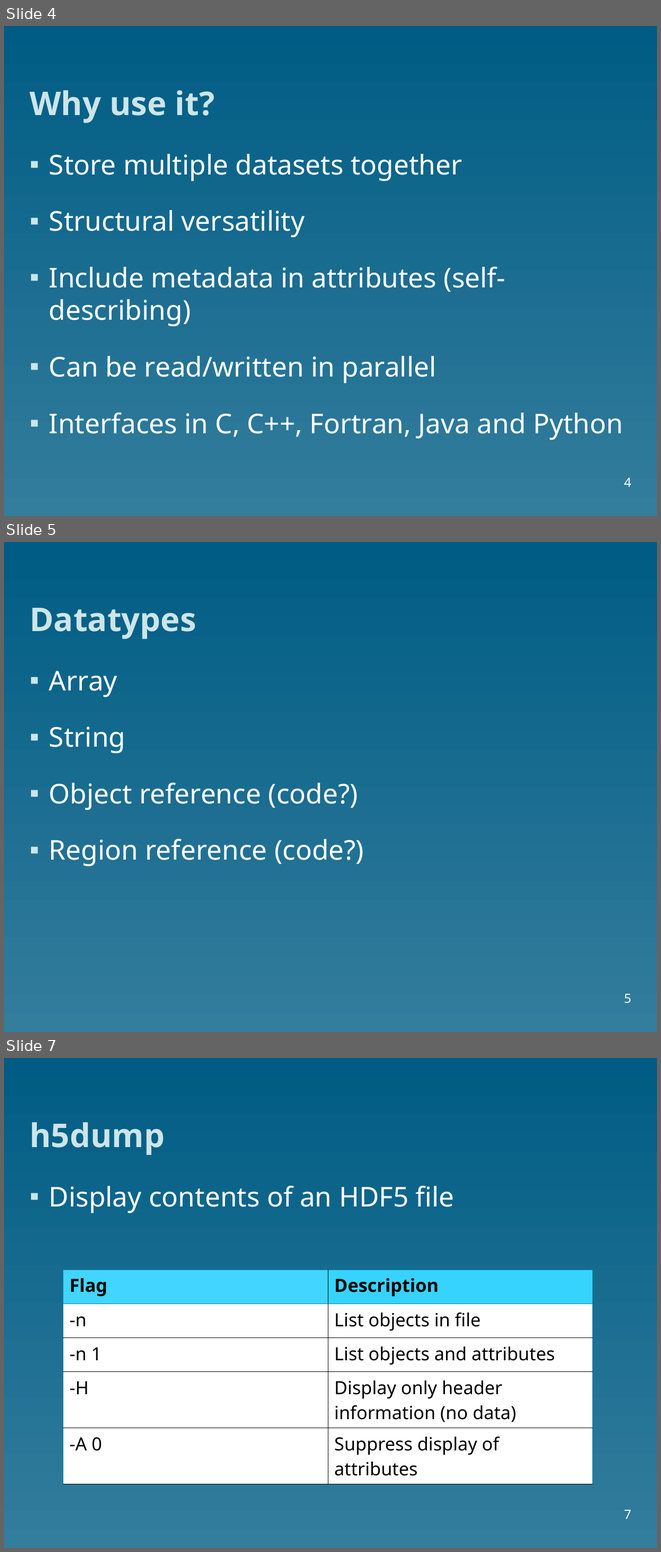
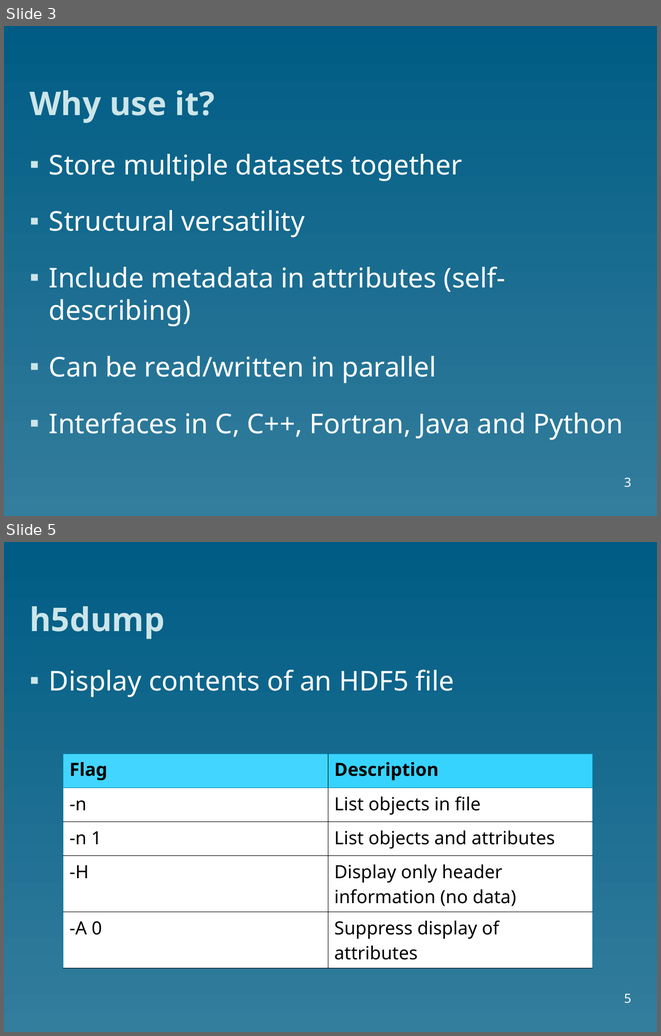
Before and after one commit to christophertacon/Blog, a slide deck: tools-pelican/content/HDF5/slides/HDF5_presentation.ppt. Shown one above the other, each under a label of ours: slides 4, 5 and 7 before the commit, slides 3 and 5 after it; the slides between them are not shown. The pictures are 661x1552 and 661x1036 pixels, drawn with LibreOffice and Linux fonts; fonts in the diff are those of the drawing. Boxes give left, top, right and bottom in pixels: in the first picture for what was removed or moved away, otherwise in the second. Text is boxed around its words. In the diff, an @@ line names an element or a change of style, - is before the commit and + after.

```diff
--- a/tools-pelican/content/HDF5/slides/HDF5_presentation.ppt
+++ b/tools-pelican/content/HDF5/slides/HDF5_presentation.ppt
@@ slide 5 removed at <box>4,542,657,1032</box>, background gradient #005C84 to #337D9D @@
@@ title removed at <box>29,608,196,639</box> @@
-Datatypes
@@ text removed at <box>49,671,364,866</box> @@
-▪ Array
-▪ String
-▪ Object reference (code?)
-▪ Region reference (code?)
@@ page number removed at <box>624,994,632,1003</box> @@
-5
@@ what was slide 4 is now slide 3 @@
@@ page number at <box>624,477,632,487</box>: text changed @@
-4
+3
@@ what was slide 7 is now slide 5 @@
@@ page number at <box>624,994,632,1003</box>: text changed @@
-7
+5
```
Also in this commit, not shown: 7 slides changed, 2 slides added, 3 other slides removed.
